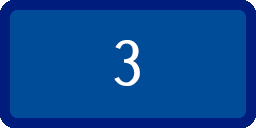
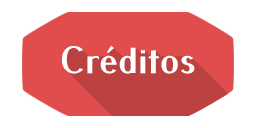
Before/after of a 256x128 layered artwork. What changed in the layer stack:
added layer "Créditos" above "Camada 4" over [62, 45, 195, 74]
added layer "Camada 4" above "Crie" over [64, 46, 229, 116]
added layer "Camada 3" above "3" over [22, 12, 234, 116]
hid "3" over [114, 40, 140, 86]
hid "Camada 2" over [0, 0, 256, 128]
